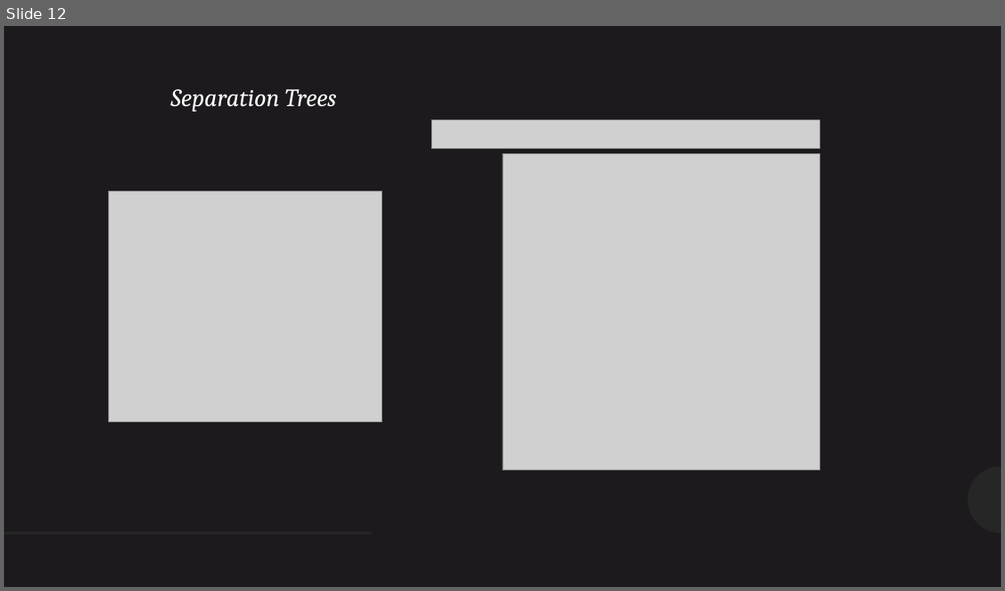
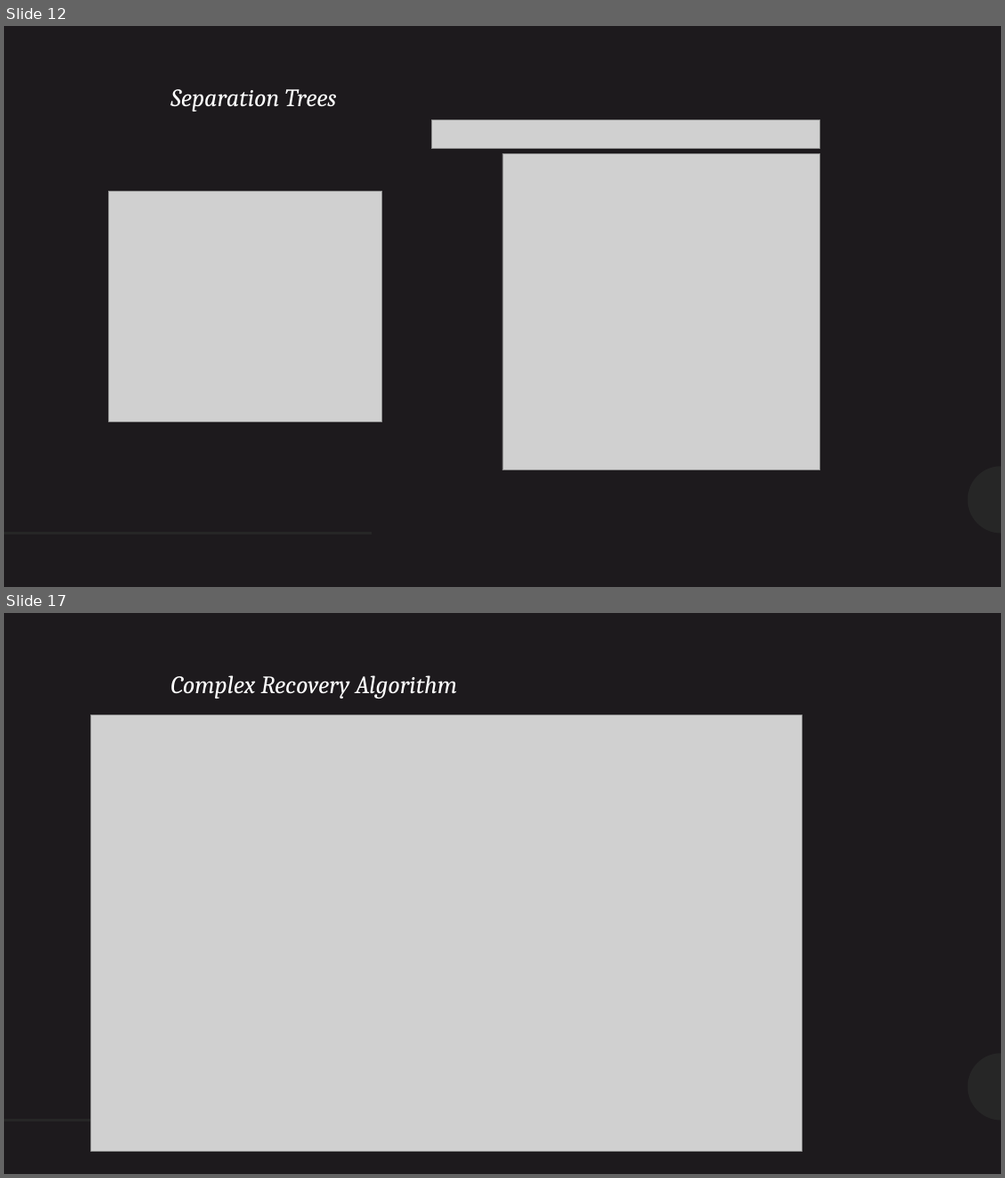
Before and after one commit to DSkrzypiec/LearningChainGraphs, a slide deck: MasterThesisPresentation.pptx. Shown one above the other, each under a label of ours: slide 12 before the commit, slides 12 and 17 after it; the slides between them are not shown. The pictures are 1005x591 and 1005x1178 pixels, drawn with LibreOffice and Linux fonts; fonts in the diff are those of the drawing; grey boxes stand for pictures. Boxes give left, top, right and bottom in pixels: in the first picture for what was removed or moved away, otherwise in the second. Text is boxed around its words. In the diff, an @@ line names an element or a change of style, - is before the commit and + after.

```diff
--- a/MasterThesisPresentation.pptx
+++ b/MasterThesisPresentation.pptx
@@ slide 17 added at (4, 613, 1001, 1174), background #1D1A1D; not listed: 2 template elements that a slide beside it also shows @@
@@ text added at (170, 675, 458, 698), 24 pt, text #FFFFFF, italic @@
+Complex Recovery Algorithm
@@ picture added at (91, 714, 802, 1151) @@
```
Also in this commit, not shown: 6 other slides added, 1 other file.
